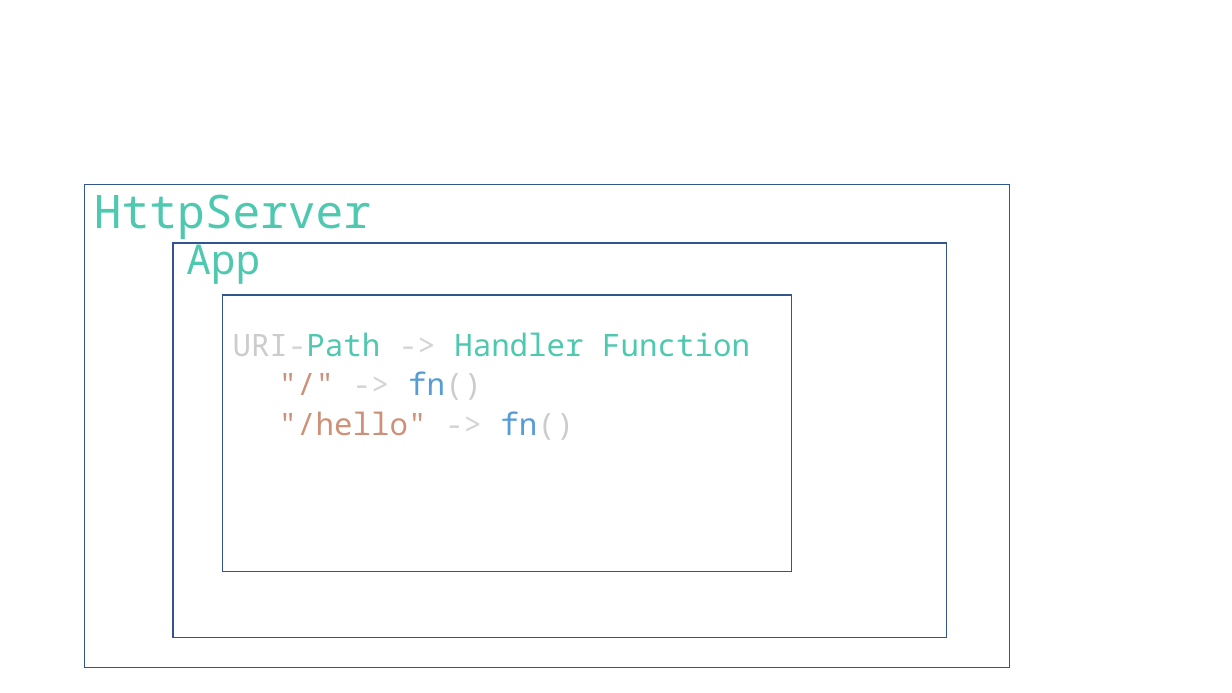
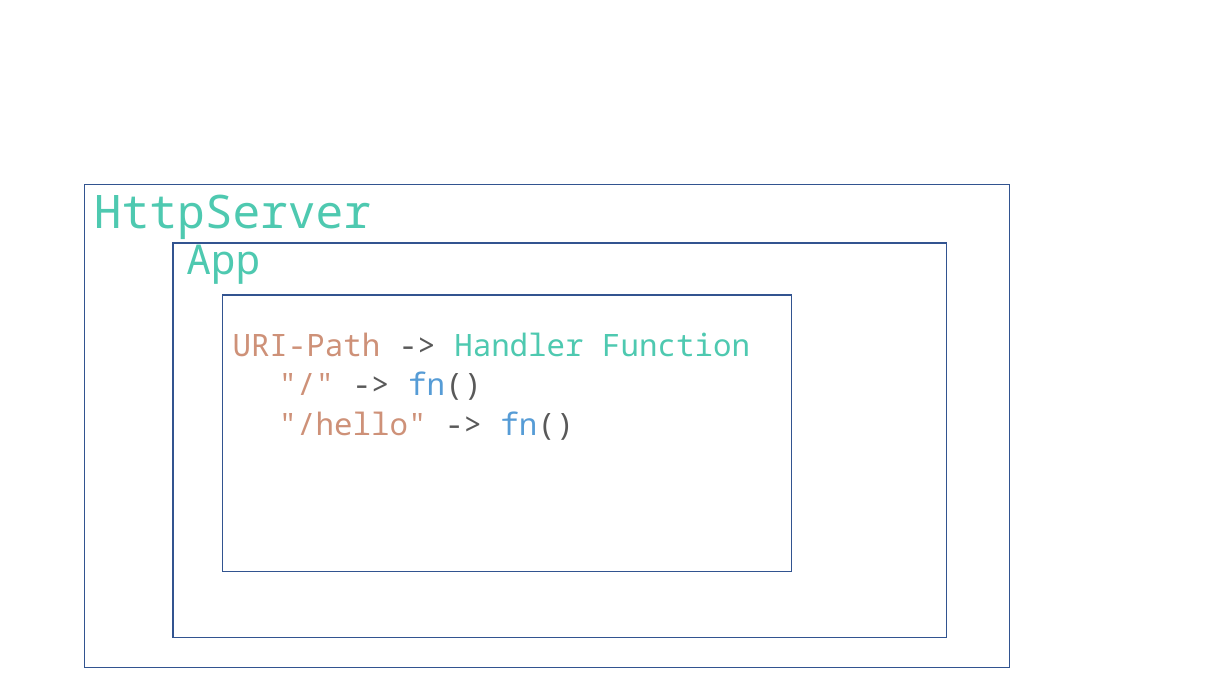
Before and after one commit to floscodes/actix_talk, a slide deck: slide 3 of Pres.pptx. Drawn at 1232x693 pixels with LibreOffice and Linux fonts; fonts in the diff are those of the drawing. Boxes give left, top, right and bottom in pixels: in the first picture for what was removed or moved away, otherwise in the second. Text is boxed around its words. In the diff, an @@ line names an element or a change of style, - is before the commit and + after.

```diff
--- a/Pres.pptx
+++ b/Pres.pptx
@@ text at <box>233,332,750,440</box>: text colour #CCCCCC to #CE9178, text colour #D4D4D4 to #CE9178, text colour #4EC9B0 to #CE9178 in "URI-Path"; text colour #D4D4D4 to #595959 in "->", "->", "->"; text colour #CCCCCC to #595959 in "fn()", "fn()" @@
```
Also in this commit, not shown: 10 other slides changed, 1 other file.
